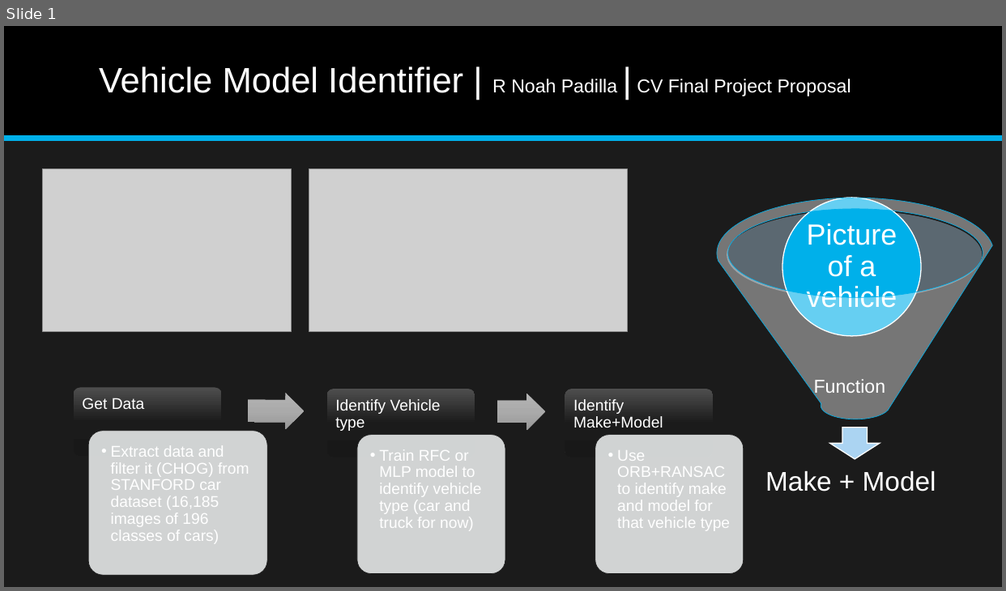
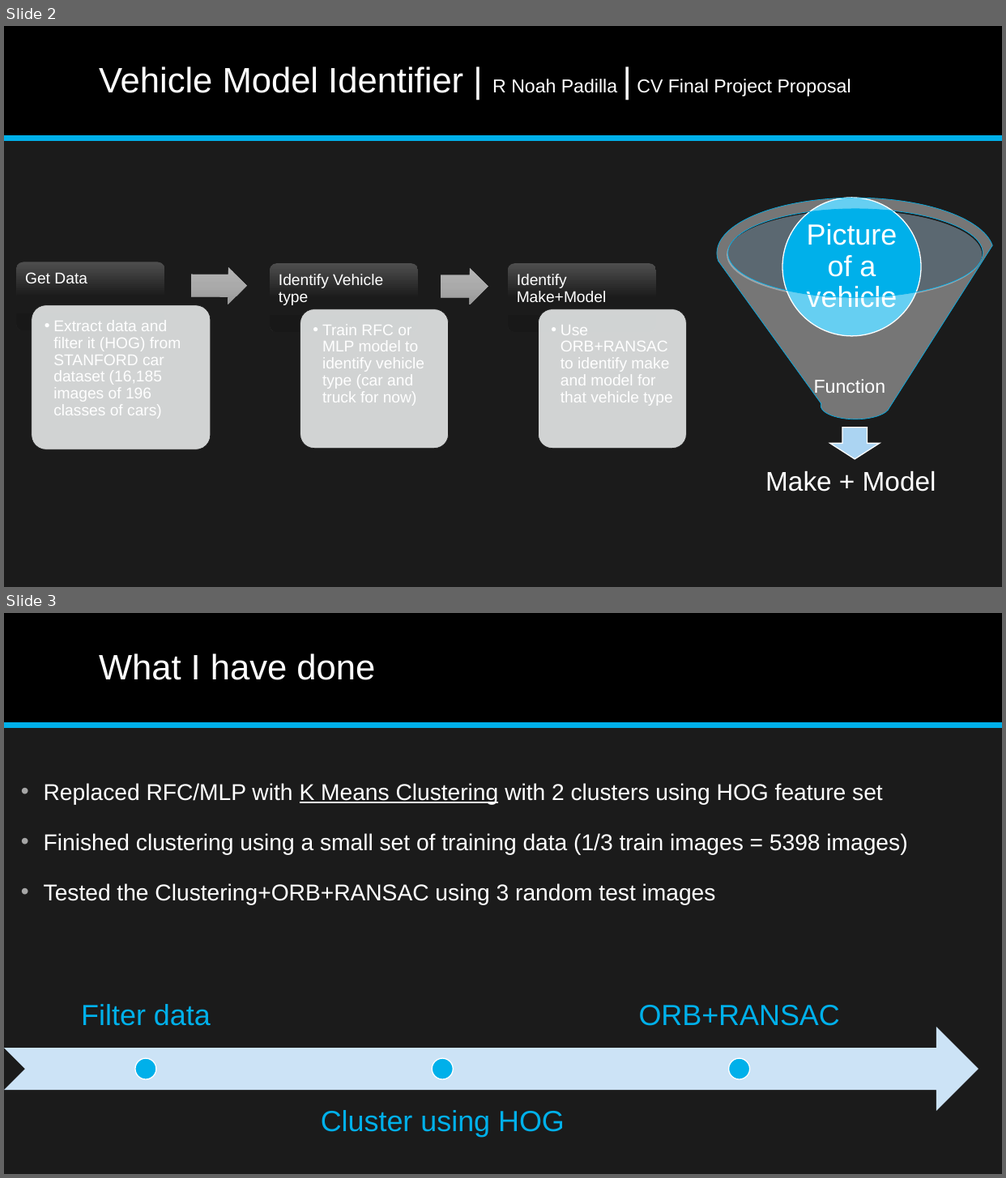
Before and after one commit to NoahTheGr8/Vehicle-Predictor, a slide deck: RNoahPadilla_FinalProjectProposal.pptx. Shown one above the other, each under a label of ours: slide 1 before the commit, slides 2 and 3 after it. The pictures are 1006x591 and 1006x1178 pixels, drawn with LibreOffice and Linux fonts; fonts in the diff are those of the drawing; grey boxes stand for pictures. Boxes give left, top, right and bottom in pixels: in the first picture for what was removed or moved away, otherwise in the second. Text is boxed around its words. In the diff, an @@ line names an element or a change of style, - is before the commit and + after.

```diff
--- a/RNoahPadilla_FinalProjectProposal.pptx
+++ b/RNoahPadilla_FinalProjectProposal.pptx
@@ slide 3 added at (4,613,1002,1174), background #1B1B1B; not listed: 2 template elements that a slide beside it also shows @@
@@ title added at (99,653,375,680), 34 pt, text #FFFFFF @@
+What I have done
@@ text added at (44,783,907,905), 22 pt, text #FFFFFF @@
+• Replaced RFC/MLP with K Means Clustering with 2 clusters using HOG feature set
+• Finished clustering using a small set of training data (1/3 train images = 5398 images)
+• Tested the Clustering+ORB+RANSAC using 3 random test images
@@ group added at (4,1004,978,1137): 3 texts, 3 ellipses, 1 notched right arrow @@
+Filter data
+Cluster using HOG
+ORB+RANSAC
@@ what was slide 1 is now slide 2 @@
@@ slide 2 changed as well @@
@@ picture removed at (43,169,292,331) @@
@@ picture removed at (309,169,627,331) @@
@@ 6 rounded rectangles, 5 texts, 2 right arrows: place and size @@
-6 rounded rectangles, 5 texts, 2 right arrows at (74,387,744,575)
+6 rounded rectangles, 5 texts, 2 right arrows at (17,262,687,450)
@@ text at (53,320,181,419): text changed @@
-  • Extract data and filter it (CHOG) from STANFORD car dataset (16,185 images of 196 classes of cars)
+  • Extract data and filter it (HOG) from STANFORD car dataset (16,185 images of 196 classes of cars)
```
Also in this commit, not shown: 5 other slides added.
